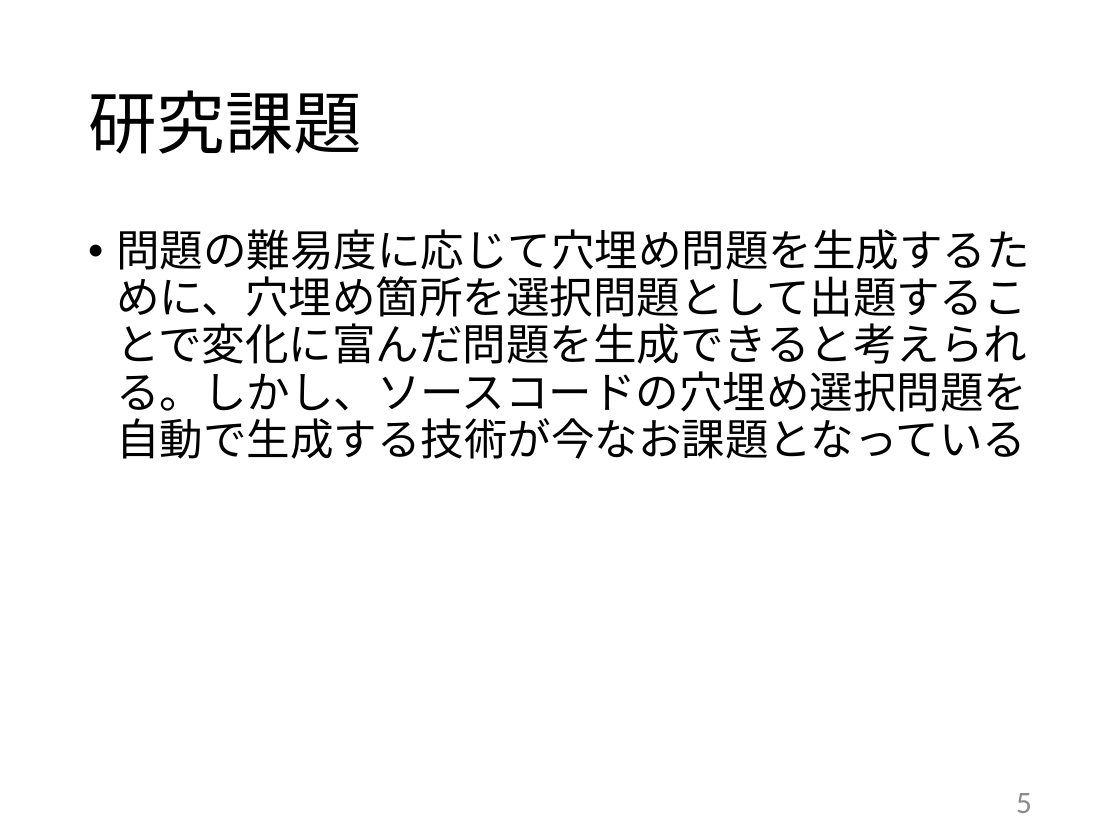
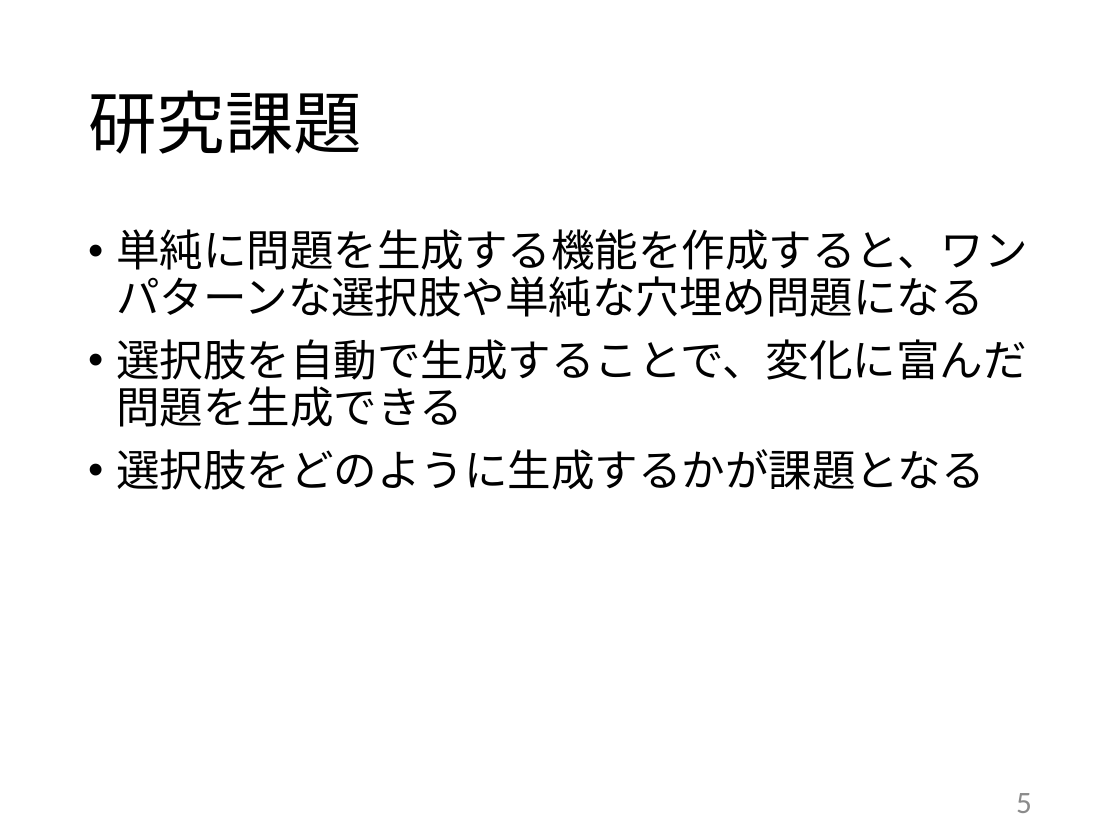
Before and after one commit to kait-takanolab/1821121-shimaoka-thesis, a slide deck: slide 5 of 1821121_shimaoka_thesis.pptx. Drawn at 1120x840 pixels with LibreOffice and Linux fonts; fonts in the diff are those of the drawing. Boxes give left, top, right and bottom in pixels: in the first picture for what was removed or moved away, otherwise in the second. Text is boxed around its words. In the diff, an @@ line names an element or a change of style, - is before the commit and + after.

```diff
--- a/1821121_shimaoka_thesis.pptx
+++ b/1821121_shimaoka_thesis.pptx
@@ text at (x1=116, y1=229, x2=1028, y2=490): text changed @@
-• 問題の難易度に応じて穴埋め問題を生成するために、穴埋め箇所を選択問題として出題することで変化に富んだ問題を生成できると考えられる。しかし、ソースコードの穴埋め選択問題を自動で生成する技術が今なお課題となっている
+• 単純に問題を生成する機能を作成すると、ワンパターンな選択肢や単純な穴埋め問題になる
+• 選択肢を自動で生成することで、変化に富んだ問題を生成できる
+• 選択肢をどのように生成するかが課題となる
```
Also in this commit, not shown: 4 other slides changed, 7 slides removed, 4 other files.
